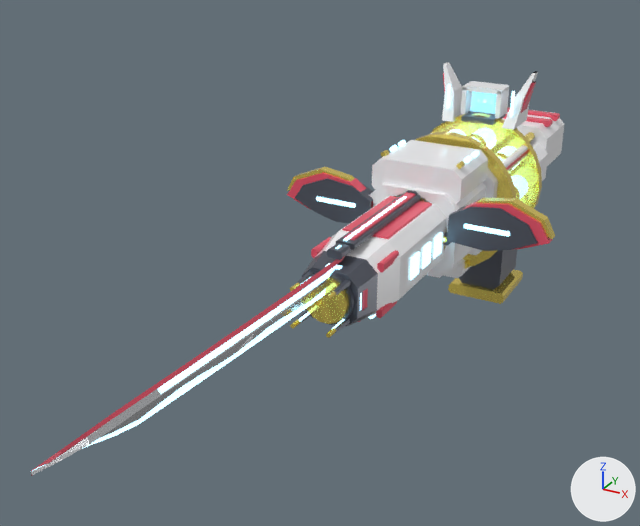
Before and after pictures for a commit that changed the glTF model assets/blaster_kitsune_unified.glb.
Before and after are seen from a camera (50 mm lens) standing at (0.91, -2.79, 1.42) and looking at (-0.17, -0.83, 0.43). Every picture has the same lights, and +X, +Y and +Z are marked at lower right. The older version comes first. Where no turn or scale is listed for an object, it has been applied to the vertices. Vertices at exactly the same position are counted once.

Objects in the first picture: 'BarrelAssembly', 'BladeAssembly', 'Chassis', 'Cylinder', 'TsubaLeft', 'TsubaRight'.
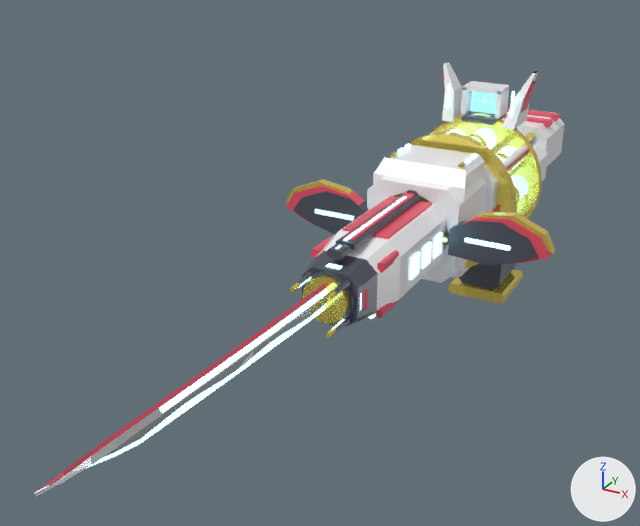
The edits, one by one:
me_mesh_0 is used by ob_chassis; location (0.0, 0.0, 0.0).
me_mesh_0 had 1615 vertices, 2912 faces and spanned x -0.169..0.169, y -0.615..0.54, z -0.043..0.84.
me_mesh_0 now has 1640 vertices, 2960 faces and spans x -0.169..0.169, y -0.615..0.54, z -0.043..0.84.
me_mesh_0 part 1: 71 vertices moved from x -0.135..0.135, y -0.615..-0.36, z 0.355..0.678 to x -0.14..0.14, y -0.615..-0.36, z 0.34..0.665; 384 vertices removed from x -0.135..0.135, y -0.615..-0.36, z 0.355..0.686; 395 vertices added at x -0.14..0.14, y -0.615..-0.36, z 0.34..0.672.
Other edits to the shape of me_mesh_0 do not show in these pictures.
Object 'TsubaLeft' (ob_tsubaleft) moves from (-0.12, -0.59, 0.52) to (-0.125, -0.59, 0.48).
Object 'TsubaRight' (ob_tsubaright) moves from (0.12, -0.59, 0.52) to (0.125, -0.59, 0.48).
Object 'BladeAssembly' (ob_bladeassembly) moves from (0.0, -0.6, 0.52) to (0.0, -0.6, 0.48).

Location of each change, (x1, y1, x2, y2) in pixels of the pictures (640 x 526 px; the box of a moved part takes in the faces that stretch with it):
'Chassis', reshaped: before (369, 62, 564, 304); after (367, 62, 564, 304)
'BladeAssembly', moved: before (31, 199, 425, 476); after (34, 284, 328, 497)
'TsubaRight', moved: before (447, 198, 555, 251); after (448, 212, 555, 265)
'TsubaLeft', moved: before (287, 166, 373, 223); after (286, 179, 369, 234)
part 1 of me_mesh_0, moved or reshaped: before (369, 140, 488, 278); after (367, 143, 488, 283)
